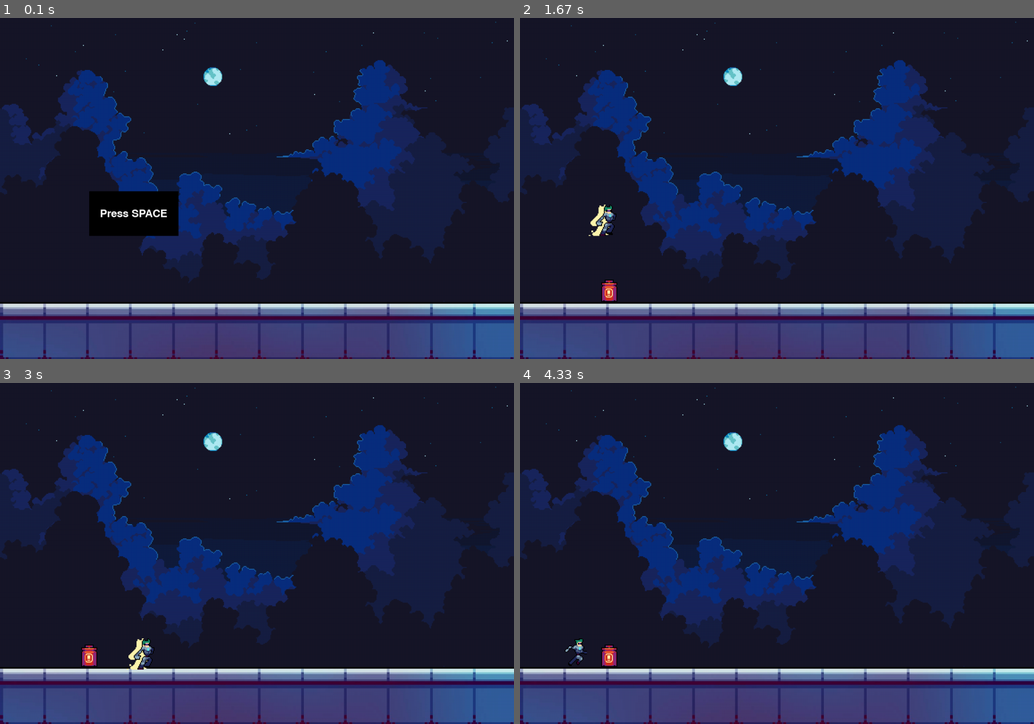
Above: before the commit, frames 1-4 (two rows, left to right).
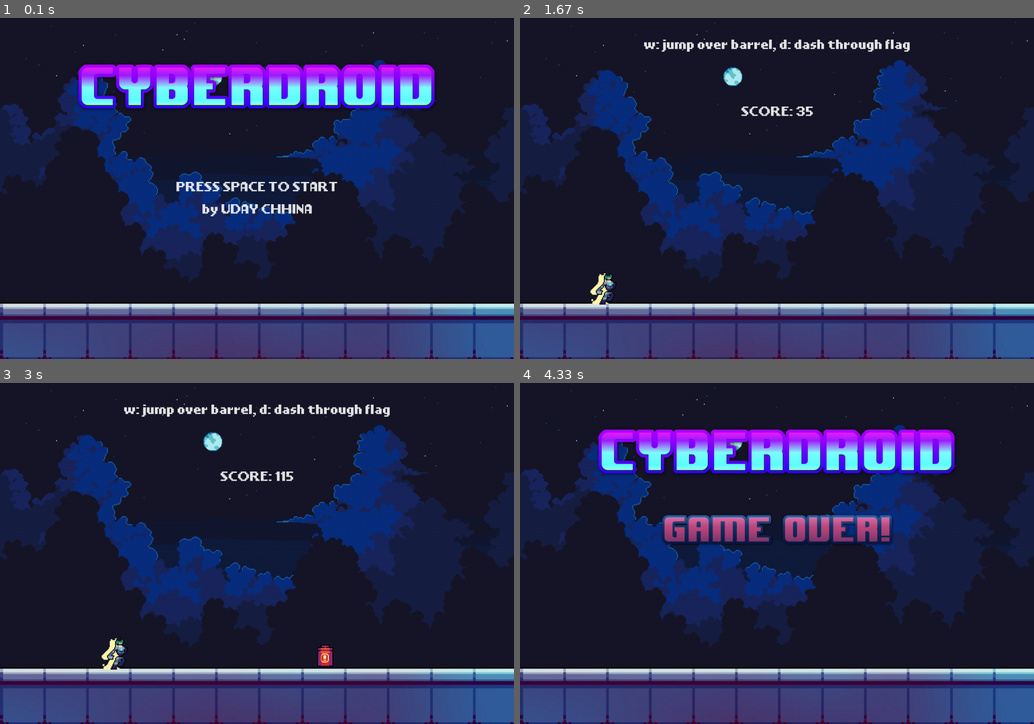
Above: after the commit, the same moments.

Repository: udaychhina/pygame_project
Game: pygame game, started from cyberpunk.py
Two runs of this game, one before a commit and one after it. Both use one fixed random seed, a clock stepped at 60 frames per second and the inputs below.
Inputs (mouse positions are in pixels of both pictures, inside the frame that each line leads up to):
- Up to frame 1 (0.1 s): no input
- Up to frame 2 (1.67 s): tap Space at 0.33, 1.07, 1.37, 1.57 s; click (777, 185) at 0.72 s, where only the run after the commit has a clickable "PRESS SPACE TO START"; hold D 1-1.47 s; hold W from 1.5 s (still down)
- Up to frame 3 (3 s): release W at 1.8 s; hold D 1.83-2.3 s; tap Space at 1.9, 2.2, 2.4, 2.8 s; hold W 2.33-2.7 s; hold D from 2.73 s (still down)
- Up to frame 4 (4.33 s): tap Space at 3.1, 3.47, 3.77 s; release D at 3.37 s; hold D 3.4-3.87 s

The runs differ from the first frame. In frame 1, 12% of the frame differs, in the area x 15-85%, y 13-64%; in frame 2, 1.7%; in frame 3, 2.0%; in frame 4, 12%, in the area x 8-85%, y 13-84%.

Commit message:
added core game mechanics - jump, dash, obstacles and score

Diff:
--- a/components/barrel.py
+++ b/components/barrel.py
@@ -1,9 +1,20 @@
 import pygame
+from random import randint
+from .util import GROUND, SCREEN_SIZE
+
 
 class Barrel(pygame.sprite.Sprite):
     def __init__(self):
         super().__init__()
-        barrel = pygame.image.load('graphics/obstacles/barrel.png').convert_alpha()
-        barrel = pygame.transform.scale(barrel, (barrel.get_width()*2, barrel.get_height()*2))
+        barrel = pygame.image.load(
+            'graphics/obstacles/barrel.png').convert_alpha()
+        barrel = pygame.transform.scale(
+            barrel, (barrel.get_width()*2, barrel.get_height()*2))
         self.image = barrel
-        self.rect = self.image.get_rect(midbottom=(200, 648))
+        self.rect = self.image.get_rect(midbottom=(
+            randint(SCREEN_SIZE[0]+100, SCREEN_SIZE[0] + 350), GROUND))
+
+    def update(self):
+        self.rect.x -= 8
+        if self.rect.right < 0:
+            self.kill()
--- /dev/null
+++ b/components/flag.py
@@ -0,0 +1,20 @@
+import pygame
+from random import randint
+from .util import GROUND, SCREEN_SIZE
+
+
+class Flag(pygame.sprite.Sprite):
+    def __init__(self):
+        super().__init__()
+        flag = pygame.image.load(
+            'graphics/obstacles/flag.png').convert_alpha()
+        flag = pygame.transform.scale(
+            flag, (flag.get_width()*1.3, flag.get_height()*1.6))
+        self.image = flag
+        self.rect = self.image.get_rect(
+            midbottom=(randint(SCREEN_SIZE[0]+100, SCREEN_SIZE[0] + 350), GROUND - 20))
+
+    def update(self):
+        self.rect.x -= 7
+        if self.rect.right < 0:
+            self.kill()
--- a/components/player.py
+++ b/components/player.py
@@ -1,8 +1,11 @@
 import pygame
+from .util import GROUND
 
 
 class Player(pygame.sprite.Sprite):
     def __init__(self):
+        """_summary_: constructor for player
+        """
         super().__init__()
         # add run photos
         player_run_1 = pygame.image.load(
@@ -22,9 +25,9 @@
         self.player_index = 0
 
         self.player_run = [player_run_1, player_run_2,
-                            player_run_3, player_run_4, player_run_5, player_run_6]
+                           player_run_3, player_run_4, player_run_5, player_run_6]
         self.player_run = [pygame.transform.scale(player, (player
-            .get_width()*2, player.get_height()*2)) for player in self.player_run]
+                                                           .get_width()*2, player.get_height()*2)) for player in self.player_run]
 
         # add jump photo
         self.player_jump = pygame.image.load(
@@ -41,8 +44,9 @@
         # player states
         self.gravity = 0
         self.speed = 0
-        self.default_pos = (100, 648)
+        self.default_pos = (100, GROUND)
         self.dash_state = False
+        self.jump_state = False
 
         # image and rect for sprite
         self.image = self.player_run[self.player_index]
@@ -52,17 +56,23 @@
         """_summary_: jump function for player
         """
         keys = pygame.key.get_pressed()
-        if keys[pygame.K_w] and self.rect.bottom >= 648:
-            self.gravity = -20
+        if keys[pygame.K_w] and self.rect.bottom >= GROUND and self.dash_state == False:
+            self.jump_state = True
+            self.gravity = -16
 
     def dash(self):
+        """_summary_: dash function for player
+        """
         keys = pygame.key.get_pressed()
-        if keys[pygame.K_d] and self.rect.left <= 100:
+        if keys[pygame.K_d] and self.rect.left <= 100 and self.jump_state == False:
             self.dash_state = True
             self.image = self.player_dash
             self.speed = 20
 
     def add_speed(self):
+        """_summary_: add speed to player to reduce the position of the player
+        back to the default position
+        """
         self.speed -= 1
         self.rect.left += self.speed
         if self.rect.left <= 100:
@@ -70,16 +80,21 @@
             self.dash_state = False
 
     def add_gravity(self):
+        """_summary_: add gravity to player
+        """
         self.gravity += 1
         self.rect.y += self.gravity
-        if self.rect.bottom >= 648:
-            self.rect.bottom = 648
+        if self.rect.bottom >= GROUND:
+            self.rect.bottom = GROUND
+            self.jump_state = False
 
     def animation(self):
+        """_summary_: animation for player
+        """
         if self.dash_state:
             self.image = self.player_dash
         else:
-            if self.rect.bottom < 648:
+            if self.rect.bottom < GROUND:
                 self.image = self.player_jump
             else:
                 self.player_index += 0.15
@@ -88,6 +103,8 @@
                 self.image = self.player_run[int(self.player_index)]
 
     def update(self):
+        """_summary_: update function for player
+        """
         self.jump()
         self.dash()
         self.add_speed()
--- a/components/text.py
+++ b/components/text.py
@@ -2,12 +2,10 @@
 
 pygame.font.init()
 
-default_font = pygame.font.get_default_font()
-
 
 def render_text(text, size, color=(0, 0, 0)):
     """Returns a surface with rendered text"""
-    font = pygame.font.Font(default_font, size)
+    font = pygame.font.Font("graphics/font/LLPIXEL3.ttf", size)
     return font.render(text, True, color)
 
 
--- /dev/null
+++ b/components/util.py
@@ -0,0 +1,9 @@
+import pygame
+
+pygame.init()
+
+obstacle_timer = pygame.USEREVENT + 1
+pygame.time.set_timer(obstacle_timer, 1700)
+
+SCREEN_SIZE = (1152, 776)
+GROUND = 648
--- a/cyberpunk.py
+++ b/cyberpunk.py
@@ -2,14 +2,14 @@
 from screens.welcome import WelcomeScreen
 from screens.game import GameScreen
 from screens.game_over import GameOverScreen
-
+from components.util import SCREEN_SIZE
 
 class Game:
     """Main class for the application"""
 
     def __init__(self):
         # Creates the window
-        self.window = pygame.display.set_mode((1152, 776))
+        self.window = pygame.display.set_mode(SCREEN_SIZE)
 
     def run(self):
         """Main method, manages interaction between screens"""
--- a/screens/game.py
+++ b/screens/game.py
@@ -4,45 +4,89 @@
 
 from components.player import Player
 from components.barrel import Barrel
+from components.flag import Flag
 from components.text_box import TextBox
+
+from components.util import obstacle_timer
+
+from components.util import SCREEN_SIZE
 
 
 class GameScreen(BaseScreen):
     def __init__(self, *args, **kwargs):
         super().__init__(*args, **kwargs)
 
-        # Create the paddle
+        # Player sprite
         self.player = Player()
-        self.barrel = Barrel()
-        self.player.x = 100
-
         self.character = pygame.sprite.GroupSingle()
         self.character.add(self.player)
 
-        self.sprites = pygame.sprite.Group()
-        self.sprites.add(self.barrel)
-        # self.sprites.add(self.ball)
+        # Objects sprite group
+        self.objects = pygame.sprite.Group()
+
+        self.start_time = pygame.time.get_ticks()
+
+        self.score = 0
+
+    def draw(self):
+        # Draw background
+        self.sky = pygame.image.load("graphics/sky/sky.png").convert_alpha()
+        self.sky = pygame.transform.scale(
+            self.sky, (1152, self.sky.get_height()*2))
+        self.ground = pygame.image.load(
+            "graphics/ground/ground.jpg").convert_alpha()
+        self.ground = pygame.transform.scale(
+            self.ground, (self.window.get_width(), self.ground.get_height()))
+        self.window.blit(self.sky, (0, 0))
+        self.window.blit(self.ground, (0, self.sky.get_height()))
+
+        # Draw controls text and the score.
+        self.font = pygame.font.Font("graphics/font/LLPIXEL3.ttf", 30)
+
+        self.controls = self.font.render(
+            "w: jump over barrel, d: dash through flag", True, (255, 255, 255))
+        self.controls.get_rect(center=(SCREEN_SIZE[0]/2, 50))
+
+        self.score_text = self.font.render(
+            f"SCORE: {self.score}", True, (255, 255, 255))
+        self.score_text.get_rect(center=(self.window.get_width() / 2, 200))
+
+        self.window.blit(self.controls, (SCREEN_SIZE[0]/2 - self.controls.get_width()/2, 50))
+        self.window.blit(
+            self.score_text, (SCREEN_SIZE[0]/2 - self.score_text.get_width() / 2, 200))
+
+        self.character.draw(self.window)
+        self.objects.draw(self.window)
 
     def update(self):
         self.character.update()
+        self.objects.update()
 
+        self.score += 1
 
-    def draw(self):
-        self.sky = pygame.image.load("graphics/sky/sky.png").convert_alpha()
-        self.sky = pygame.transform.scale(self.sky, (1152, self.sky.get_height()*2))
-        self.ground = pygame.image.load("graphics/ground/ground.jpg").convert_alpha()
-        self.ground = pygame.transform.scale(self.ground, (self.window.get_width(), self.ground.get_height()))
-        self.window.blit(self.sky, (0, 0))
-        self.window.blit(self.ground, (0, self.sky.get_height()))
-
-        self.character.draw(self.window)
-        self.sprites.draw(self.window)
+        if pygame.sprite.spritecollide(self.character.sprite, self.objects, False):
+            if self.character.sprite.dash_state == True and self.objects.sprites()[0].__class__.__name__ == "Flag":
+                destroy = self.objects.sprites()
+                destroy[0].kill()
+                print(destroy[0].__class__.__name__)
+            elif self.character.sprite.dash_state == True and self.objects.sprites()[0].__class__.__name__ == "Barrel":
+                self.character.sprite.kill()
+                self.running = False
+                self.next_screen = "game_over"
+            else:
+                self.character.sprite.kill()
+                self.running = False
+                self.next_screen = "game_over"
 
     def manage_event(self, event):
         if event.type == pygame.MOUSEBUTTONDOWN:
-                self.running = False
-                self.next_screen = "welcome"
+            self.running = False
+            self.next_screen = "welcome"
 
         if event.type == pygame.KEYDOWN:
             if event.key == pygame.K_w:
                 self.character.update()
+
+        if event.type == obstacle_timer:
+            self.objects.add(random.choice(
+                [Barrel(), Barrel(), Barrel(), Flag()]))
--- a/screens/game_over.py
+++ b/screens/game_over.py
@@ -1,25 +1,28 @@
 import pygame
 from .base_screen import BaseScreen
 from components.text_box import TextBox
+from components.util import SCREEN_SIZE
 
 
 class GameOverScreen(BaseScreen):
     def __init__(self, *args, **kwargs):
         super().__init__(*args, **kwargs)
-        self.sprites = pygame.sprite.Group()
-        self.button1 = TextBox(
-            (200, 100), "Again", color=(255, 0, 0), bgcolor=(120, 120, 120)
-        )
-        self.button2 = TextBox(
-            (200, 100), "Quit", color=(0, 255, 0), bgcolor=(255, 140, 70)
-        )
-        self.button1.rect.topleft = (200, 400)
-        self.button2.rect.topleft = (500, 400)
-        self.sprites.add(self.button1, self.button2)
+
+        self.sky = pygame.image.load("graphics/sky/sky.png").convert_alpha()
+        self.sky = pygame.transform.scale(self.sky, (1152, self.sky.get_height()*2))
+        self.ground = pygame.image.load("graphics/ground/ground.jpg").convert_alpha()
+        self.ground = pygame.transform.scale(self.ground, (self.window.get_width(), self.ground.get_height()))
+        self.logo = pygame.image.load("graphics/logo.png").convert_alpha()
+        self.game_over = pygame.image.load("graphics/gameover.png").convert_alpha()
 
     def draw(self):
-        self.window.fill((255, 255, 255))
-        self.sprites.draw(self.window)
+        self.window.blit(self.sky, (0, 0))
+        self.window.blit(self.logo, (SCREEN_SIZE[0]/2 - self.logo.get_width()/2, 100))
+        self.window.blit(self.game_over, (SCREEN_SIZE[0]/2 - self.game_over.get_width()/2, 300))
+        self.window.blit(self.ground, (0, self.sky.get_height()))
+
+    def update(self):
+        pass
 
     def manage_event(self, event):
         if event.type == pygame.MOUSEBUTTONDOWN:
--- a/screens/welcome.py
+++ b/screens/welcome.py
@@ -1,27 +1,35 @@
 import pygame
 from .base_screen import BaseScreen
 from components.text_box import TextBox
+from components.util import SCREEN_SIZE
 
+pygame.font.init()
 
 class WelcomeScreen(BaseScreen):
     def __init__(self, *args, **kwargs):
         super().__init__(*args, **kwargs)
-        self.sprites = pygame.sprite.Group()
-        self.button = TextBox(
-            (200, 100), "Press SPACE", color=(255, 255, 255), bgcolor=(0, 0, 0)
-        )
-        self.sprites.add(self.button)
+        # Text
+        self.font = pygame.font.Font("graphics/font/LLPIXEL3.ttf", 30)
+        self.start_info = self.font.render("PRESS SPACE TO START", True, (255, 255, 255))
+        self.credit_info = self.font.render("by UDAY CHHINA", True, (255, 255, 255))
+        self.start_info.get_rect(center=(SCREEN_SIZE[0]/2, SCREEN_SIZE[1]/2 + 200))
+        self.credit_info.get_rect(center=(SCREEN_SIZE[0]/2, SCREEN_SIZE[1]/2 + 250))
 
-    def draw(self):
+        # Images
         self.sky = pygame.image.load("graphics/sky/sky.png").convert_alpha()
         self.sky = pygame.transform.scale(self.sky, (1152, self.sky.get_height()*2))
         self.ground = pygame.image.load("graphics/ground/ground.jpg").convert_alpha()
         self.ground = pygame.transform.scale(self.ground, (self.window.get_width(), self.ground.get_height()))
+        self.logo = pygame.image.load("graphics/logo.png").convert_alpha()
+        # self.sprites.add(self.button)
+
+
+    def draw(self):
         self.window.blit(self.sky, (0, 0))
+        self.window.blit(self.logo, (SCREEN_SIZE[0]/2 - self.logo.get_width()/2, 100))
         self.window.blit(self.ground, (0, self.sky.get_height()))
-        self.button.rect.x = 200
-        self.button.rect.y = 400
-        self.sprites.draw(self.window)
+        self.window.blit(self.start_info, (SCREEN_SIZE[0]/2 - self.start_info.get_width()/2, SCREEN_SIZE[1]/2 - self.start_info.get_height()/2))
+        self.window.blit(self.credit_info, (SCREEN_SIZE[0]/2 - self.credit_info.get_width()/2, SCREEN_SIZE[1]/2 - self.credit_info.get_height()/2+ 50) )
 
     def update(self):
         pass
Binary file added: graphics/font/LLPIXEL3.ttf
Binary file added: graphics/gameover.png
Binary file added: graphics/logo.png
Binary file added: graphics/obstacles/flag.png
